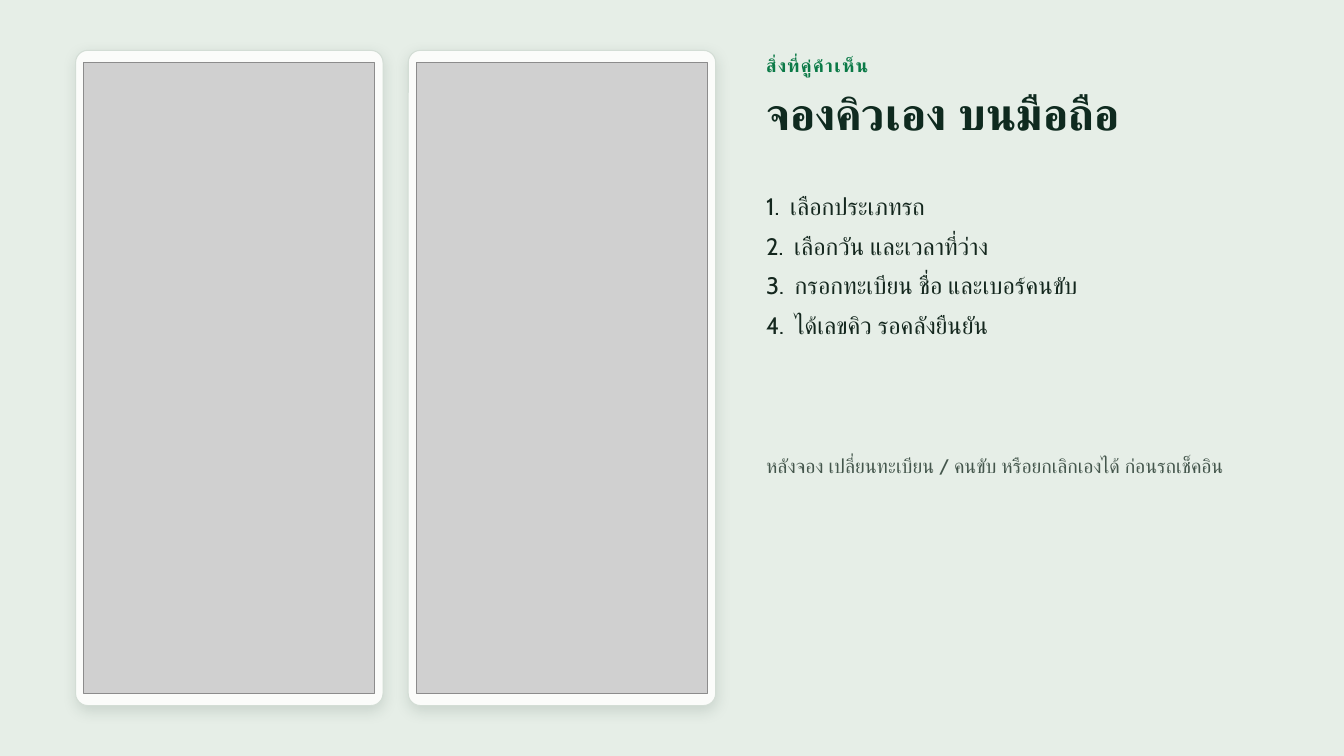
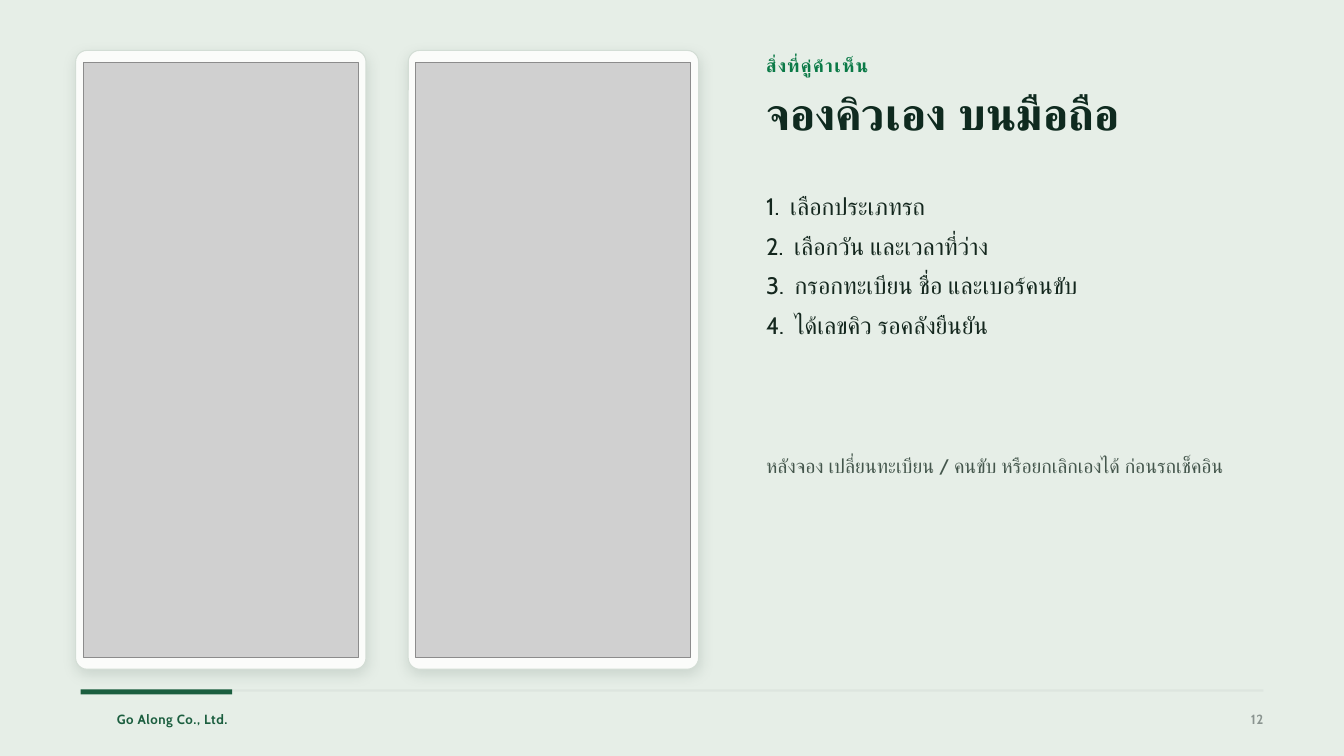
Before and after one commit to brambroza/queque-frameline, a slide deck: slide 12 of docs/training/Fameline-Dock-Queue-อบรมผู้ใช้งาน.pptx. Drawn at 1344x756 pixels with LibreOffice and Linux fonts; fonts in the diff are those of the drawing; grey boxes stand for pictures; background and template pictures are left out. Boxes give left, top, right and bottom in pixels: in the first picture for what was removed or moved away, otherwise in the second. Text is boxed around its words. In the diff, an @@ line names an element or a change of style, - is before the commit and + after.

```diff
--- a/docs/training/Fameline-Dock-Queue-อบรมผู้ใช้งาน.pptx
+++ b/docs/training/Fameline-Dock-Queue-อบรมผู้ใช้งาน.pptx
@@ rounded rectangle: place and size @@
-rounded rectangle at [76, 50, 383, 706]
+rounded rectangle at [76, 50, 366, 669]
@@ rounded rectangle: place and size @@
-rounded rectangle at [408, 50, 716, 706]
+rounded rectangle at [408, 50, 699, 669]
@@ picture: place and size @@
-picture at [84, 63, 375, 693]
+picture at [84, 63, 359, 658]
@@ picture: place and size @@
-picture at [416, 63, 708, 693]
+picture at [416, 63, 692, 658]
@@ rectangle added at [81, 690, 1263, 692], fill #DDE5DF @@
@@ rectangle added at [81, 690, 232, 695], fill #1B5E3F @@
@@ text added at [117, 714, 227, 728], 9.5 pt, text #1B5E3F, bold @@
+Go Along Co., Ltd.
@@ page number added at [1251, 715, 1263, 724], 9.5 pt, text #8A9490, bold @@
+12
```
Also in this commit, not shown: 28 other slides changed, 2 other files.
